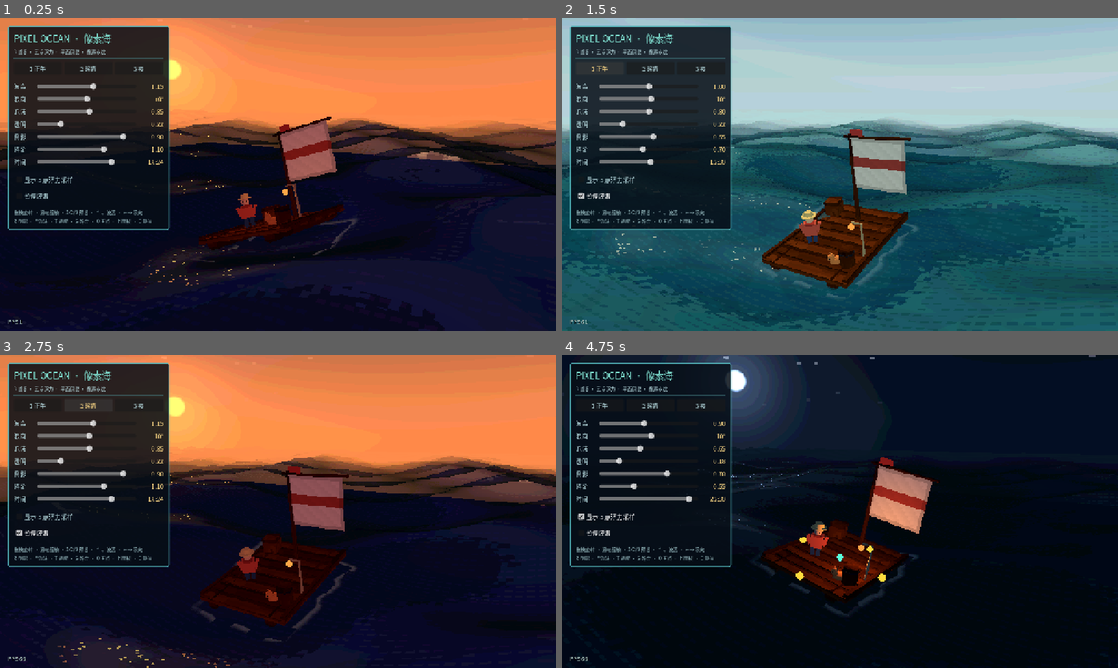
Above: before the commit, frames 1-4 (two rows, left to right).
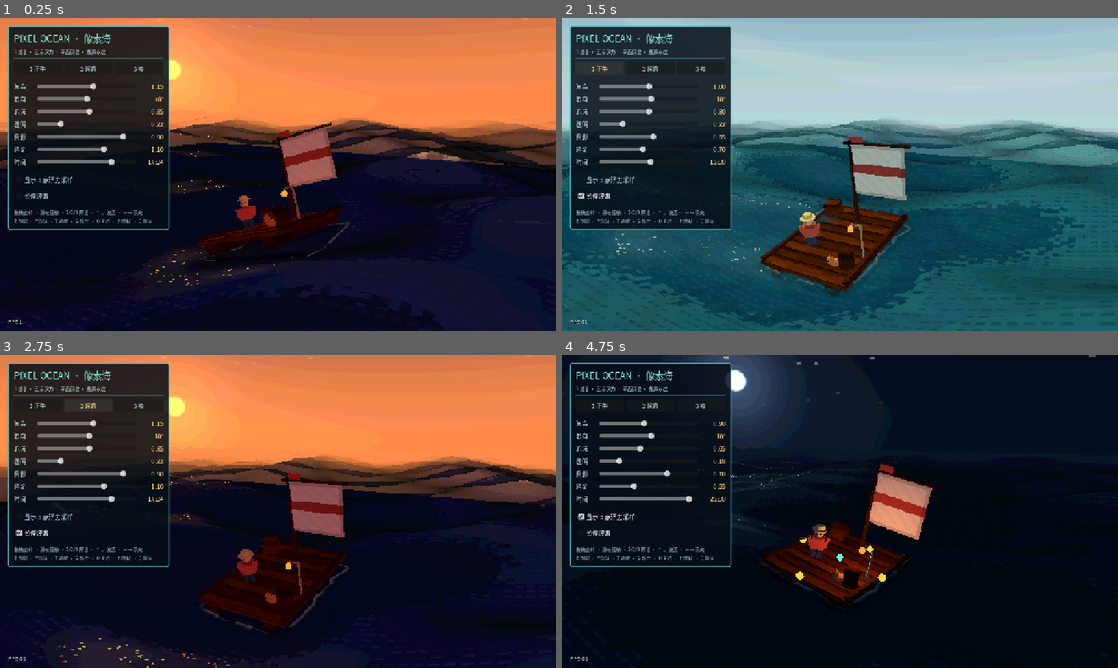
Above: after the commit, the same moments.

Repository: kongshan001/modelfw_demo
Game: Godot game, scene res://scenes/main.tscn
Two runs of this game, one before a commit and one after it. Both use one fixed random seed, a clock stepped at 60 frames per second and the inputs below.
Inputs (mouse positions are in pixels of both pictures, inside the frame that each line leads up to):
- Up to frame 1 (0.25 s): no input
- Up to frame 2 (1.5 s): tap Enter at 0.5 s; move the mouse to (962, 158) at 0.52 s; hold Right 0.53-1.25 s; tap 1 at 0.6 s; click (962, 158) at 0.67 s; tap Space at 0.77 s; click "1 正午" at 1.25 s
- Up to frame 3 (2.75 s): click "2 晚霞" at 2 s
- Up to frame 4 (4.75 s): click "3 夜" at 2.75 s; click "显示 5 点浮力采样" at 3.5 s; click "暂停波浪" at 4.25 s

The runs differ from the first frame. In frame 1, 2.1% of the frame differs, in the area x 34-65%, y 31-78%; in frame 2, 3.5%, in the area x 35-64%, y 35-90%; in frame 3, 2.3%; in frame 4, 2.8%.

Commit message:
T-20261120-005: 修正像素水面倒影/水线（T-002 follow-up）
Co-Authored-By: Claude <noreply@anthropic.com>

Diff:
--- a/godot-pixel-ocean/scripts/main.gd
+++ b/godot-pixel-ocean/scripts/main.gd
@@ -3,7 +3,10 @@
 # 主控：搭世界、昼夜调色、镜像相机倒影、参数入口和键盘操作。
 # 画面结构：1280×720 窗口 ← 2× 最近邻放大 ← 640×360 的 3D SubViewport。
 # 倒影：另一个 320×180 SubViewport 共享同一个 World3D，用镜像相机从水下拍，
-#       水面 shader 以 (1-u, v) 采样它。
+#       水面 shader 以 (1-u, v) 采样它。镜像平面不固定在 y=0，而是跟着
+#       木筏所在水面的平均高度（木筏吃水线）走：波浪把水面抬到 y≈+0.5 时，
+#       若仍按 y=0 镜像，倒影会被压到水线下方 2h，看起来像船悬空。
+#       镜像平面随木筏平滑起伏，远处天空反射的微小漂移可以忽略。
 
 const PIXEL_SIZE := Vector2i(640, 360)
 const REFLECTION_SIZE := Vector2i(320, 180)
@@ -42,6 +45,7 @@
 var _raft
 var _reflection_vp: SubViewport
 var _reflection_cam: Camera3D
+var _mirror_plane_y := WATER_LEVEL
 var _reflection_enabled := true
 var _ui_visible := true
 var _palette: Dictionary = {}
@@ -425,7 +429,15 @@
 	var pos: Vector3 = _camera.global_position
 	var forward: Vector3 = -xform.basis.z
 	var up: Vector3 = xform.basis.y
-	var mirrored_pos := Vector3(pos.x, 2.0 * WATER_LEVEL - pos.y, pos.z)
+
+	# 镜像平面 = 木筏吃水线（五点平均水位，已做平滑）。反射相机必须留在水下。
+	var plane_y: float = WATER_LEVEL
+	if _raft != null:
+		plane_y = _raft.get_waterline_y()
+	plane_y = minf(plane_y, pos.y - 0.35)
+	_mirror_plane_y = plane_y
+
+	var mirrored_pos := Vector3(pos.x, 2.0 * plane_y - pos.y, pos.z)
 	var mirrored_forward := Vector3(forward.x, -forward.y, forward.z)
 	var mirrored_up := Vector3(up.x, -up.y, up.z)
 	_reflection_cam.global_transform = Transform3D(Basis.IDENTITY, mirrored_pos).looking_at(
@@ -641,6 +653,10 @@
 	return _reflection_cam
 
 
+func get_mirror_plane_y() -> float:
+	return _mirror_plane_y
+
+
 func get_world_viewport() -> SubViewport:
 	return _world_viewport
 
--- a/godot-pixel-ocean/scripts/raft.gd
+++ b/godot-pixel-ocean/scripts/raft.gd
@@ -2,17 +2,19 @@
 
 # 木筏 + 小水手 + 猫。木筏不写死高度：每帧在水面取 5 个点（中心 + 四角），
 # 用平均高度定 y、用前后差定俯仰、左右差定横滚，做平滑跟随。
+# 根节点压到平均水位下方 DRAFT（吃水），让浮木真正没入水中；甲板抬高保留干舷。
+# get_waterline_y() 返回当前水线高度，倒影镜像平面跟着它走。
 # 所有模型和贴图都是本工程用代码生成的，无外部素材。
 
 const HALF_WIDTH := 1.15
 const HALF_DEPTH := 1.55
-const FLOAT_OFFSET := 0.10
+const DRAFT := 0.06  # 根节点低于平均水位的深度；浮木半径 0.17、中心 +0.06，水线过中线
 
 var ocean
 
-var _deck_y := 0.08
+var _deck_y := 0.20  # 甲板抬高：浮木吃水时甲板仍有干舷，浪尖不会漫过船面
 var _character: Node3D
-var _character_base_y := 0.16
+var _character_base_y := 0.28
 var _flag: MeshInstance3D
 var _lantern_light: OmniLight3D
 var _lantern_orb: MeshInstance3D
@@ -72,18 +74,18 @@
 				-1.40 + i * 0.35)
 		add_child(plank)
 
-	# 两根浮木
+	# 两根浮木：中心抬到甲板下沿，半径 0.17，吃水约一半
 	for sx in [-0.78, 0.78]:
 		var log_mesh := MeshInstance3D.new()
 		var cyl := CylinderMesh.new()
-		cyl.top_radius = 0.14
-		cyl.bottom_radius = 0.14
+		cyl.top_radius = 0.17
+		cyl.bottom_radius = 0.17
 		cyl.height = 3.10
 		cyl.radial_segments = 8
 		cyl.rings = 1
 		log_mesh.mesh = cyl
 		log_mesh.material_override = _wood_dark_mat
-		log_mesh.position = Vector3(sx, 0.0, 0.0)
+		log_mesh.position = Vector3(sx, 0.06, 0.0)
 		log_mesh.rotation.x = PI * 0.5
 		add_child(log_mesh)
 
@@ -340,7 +342,7 @@
 	var right := heights[4]
 
 	var average := (center + front + back + left + right) / 5.0
-	var target_y := average + FLOAT_OFFSET
+	var target_y := average - DRAFT
 	var target_pitch := atan2(front - back, HALF_DEPTH * 2.0)
 	var target_roll := atan2(right - left, HALF_WIDTH * 2.0)
 
@@ -370,6 +372,12 @@
 	_mark_positions.append(Vector3(x - HALF_WIDTH, left + 0.04, z))
 	_mark_positions.append(Vector3(x + HALF_WIDTH, right + 0.04, z))
 	_update_marks()
+
+
+func get_waterline_y() -> float:
+	# 木筏所在水面的平均高度（= 根节点 + 吃水），倒影镜像平面用它，
+	# 保证倒影顶部贴在船体水线上，而不是按 y=0 镜像后悬在水面下方。
+	return global_position.y + DRAFT
 
 
 func set_night_factor(value: float) -> void:
--- a/godot-pixel-ocean/shaders/water.gdshader
+++ b/godot-pixel-ocean/shaders/water.gdshader
@@ -152,7 +152,13 @@
 	ruv += N.xz * 0.012;
 	ruv += vec2(sin(v_world.z * 0.8 + u_time * 0.9),
 			cos(v_world.x * 0.7 - u_time * 0.7)) * 0.002;
+	// 3 次纵向采样：倒影比实体更“软”，也压掉 320×180 倒影的方块感
 	vec3 refl = texture(u_reflection_tex, clamp(ruv, vec2(0.002), vec2(0.998))).rgb;
+	refl += texture(u_reflection_tex,
+			clamp(ruv + vec2(0.0, 0.0035), vec2(0.002), vec2(0.998))).rgb;
+	refl += texture(u_reflection_tex,
+			clamp(ruv - vec2(0.0, 0.0035), vec2(0.002), vec2(0.998))).rgb;
+	refl /= 3.0;
 	// 基础反射 + 掠射增强：低机位也能看到木筏/帆的倒影
 	float refl_amt = clamp(fres * 1.15 + 0.24, 0.0, 1.0) * u_reflection * u_reflection_on;
 	vec3 refl_tint = mix(vec3(1.0), u_sun_color.rgb, 0.22) * u_refl_tint;
@@ -179,16 +185,25 @@
 			* 0.7 + hash12(floor(v_world.xz * 13.0 - u_time * 0.3)) * 0.3;
 	crest *= smoothstep(0.34, 0.64, crest_noise + v_crest * 0.18);
 
+	// 船体接触带：外侧一圈压暗（接触阴影）+ 贴水线的亮沫线，遮住船底接缝
 	vec2 rel = v_world.xz - u_raft_pos.xz;
 	float ang = atan(rel.y, rel.x);
-	vec2 q = abs(rel) - vec2(1.22, 1.62);
+	vec2 q = abs(rel) - vec2(1.13, 1.55);
 	float sd = length(max(q, vec2(0.0))) + min(max(q.x, q.y), 0.0);
-	sd += sin(ang * 9.0 + u_time * 1.1) * 0.05 + sin(ang * 17.0 - u_time * 0.7) * 0.02;
-	float ring = smoothstep(-0.01, 0.03, sd) * smoothstep(0.20, 0.06, sd);
+	sd += sin(ang * 9.0 + u_time * 1.1) * 0.035 + sin(ang * 17.0 - u_time * 0.7) * 0.016;
+	float contact = 1.0 - smoothstep(0.0, 0.32, sd);
+	col *= 1.0 - contact * 0.32;
+	float ring = smoothstep(-0.015, 0.015, sd) * smoothstep(0.12, 0.03, sd);
 	float ring_noise = smoothstep(0.25, 0.60,
 			hash12(floor(v_world.xz * 2.2 + u_time * 0.25)));
-	ring *= ring_noise * u_foam * 0.45;
-	float foam = clamp(crest + ring, 0.0, 1.0);
+	ring *= ring_noise * u_foam * 0.42;
+	float line_wobble = 0.5 + 0.5 * sin(ang * 13.0 + u_time * 1.4)
+			* sin(ang * 5.0 - u_time * 0.8);
+	float contact_line = 1.0 - smoothstep(0.0, 0.04, abs(sd - 0.012));
+	contact_line *= (0.55 + 0.45 * line_wobble) * u_foam * 0.34;
+	contact_line *= smoothstep(0.30, 0.62,
+			hash12(floor(v_world.xz * 5.5 + u_time * 0.35)));
+	float foam = clamp(crest + ring + contact_line, 0.0, 1.0);
 	vec3 foam_col = mix(u_foam_color.rgb, u_sun_color.rgb, backlit * 0.35);
 	foam_col = mix(foam_col, u_light_color.rgb, 0.15)
 			* (0.86 + 0.14 * hash12(floor(v_world.xz * 24.0 + u_time)));
--- a/godot-pixel-ocean/tools/smoke_pixel_ocean.gd
+++ b/godot-pixel-ocean/tools/smoke_pixel_ocean.gd
@@ -124,6 +124,21 @@
 			"reflection camera x not mirrored around water plane")
 	_check(ocean.layers == (1 << 1), "ocean layer wrong (should be excluded from reflection)")
 
+	# ── 贴水 / 镜像平面 ───────────────────────────────────────────────
+	# 木筏根节点低于平均水位（吃水），浮木底部必须没入当地水面
+	var local: Array[float] = ocean.sample_five(
+			raft.global_position.x, raft.global_position.z)
+	var local_avg := (local[0] + local[1] + local[2] + local[3] + local[4]) / 5.0
+	_check(raft.global_position.y < local_avg, "raft must sit below average water level (draft)")
+	# 浮木中心 +0.06、半径 0.17 → 底部在根节点下方 0.11
+	_check(raft.global_position.y - 0.11 < local[0], "hull logs must be below the local water surface")
+	# 倒影镜像平面跟随木筏水线，反射相机严格镜像于该平面
+	_check(absf(scene.get_mirror_plane_y() - raft.get_waterline_y()) < 0.02,
+			"mirror plane does not follow the raft waterline")
+	_check(absf(refl_cam.global_position.y - (2.0 * scene.get_mirror_plane_y()
+			- main_cam.global_position.y)) < 0.02,
+			"reflection camera not mirrored around the waterline plane")
+
 	scene.set_ui_visible(false)
 	var hud_root: Control = scene.get_node("HUD").get_node("HUDRoot")
 	_check(not hud_root.visible, "HUD did not hide")
Binary file removed: godot-pixel-ocean/docs/pixel_ocean.gif
Binary file added: godot-pixel-ocean/docs/shots/00_before_after_reflection.png
Not shown, added: godot-pixel-ocean/docs/shots/00_before_after_reflection.png.import
Binary file changed: godot-pixel-ocean/docs/shots/01_sunset_wide.png
Binary file changed: godot-pixel-ocean/docs/shots/02_sunset_reflection.png
Binary file changed: godot-pixel-ocean/docs/shots/03_noon_clear.png
Binary file changed: godot-pixel-ocean/docs/shots/04_night_sparkle.png
Binary file changed: godot-pixel-ocean/docs/shots/05_foam_crest.png
Binary file changed: godot-pixel-ocean/docs/shots/06_five_points.png
Binary file changed: godot-pixel-ocean/docs/shots/07_panel.png
Binary file changed: godot-pixel-ocean/docs/shots/08_mirror.png
Binary file changed: godot-pixel-ocean/docs/shots/09_transparency.png
(and 4 more such lines)
